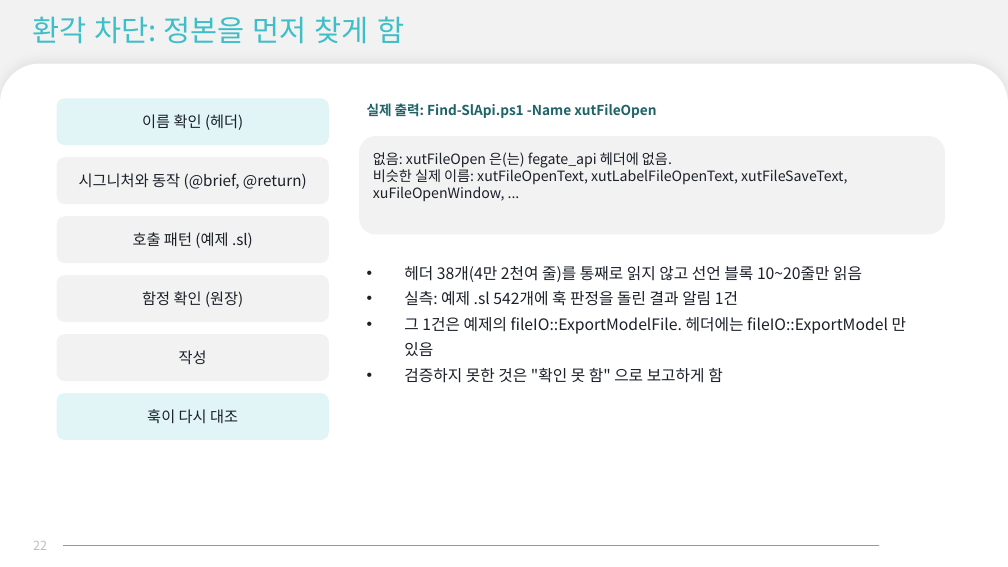
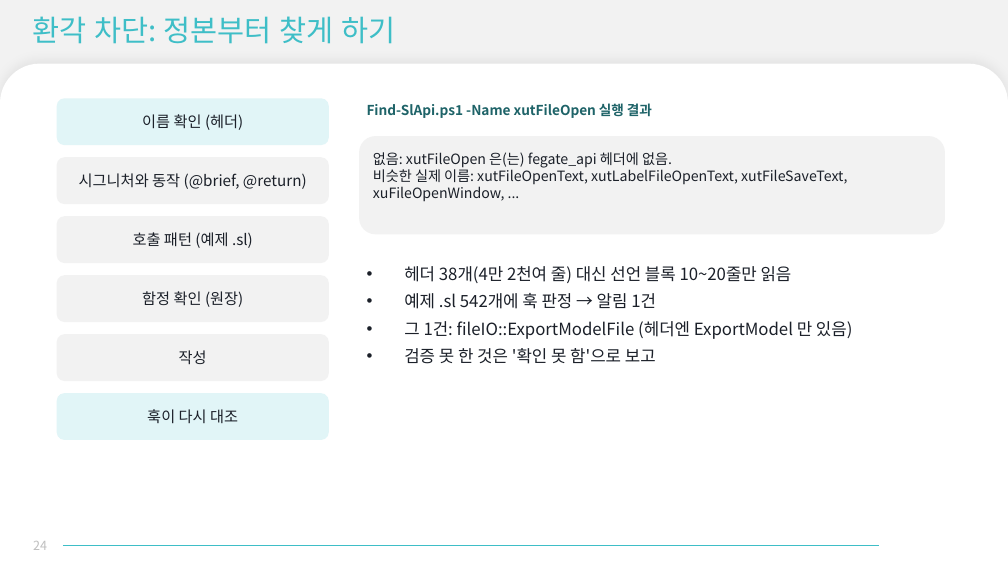
Before and after one commit to evespimrose/SVD-Harness, a slide deck: slide 24 of docs/presentation/LLM-도입-발표.pptx (slide 22 before the commit). Drawn at 1008x567 pixels with LibreOffice and Linux fonts; fonts in the diff are those of the drawing; background and template pictures are left out. Boxes give left, top, right and bottom in pixels: in the first picture for what was removed or moved away, otherwise in the second. Text is boxed around its words. In the diff, an @@ line names an element or a change of style, - is before the commit and + after.

```diff
--- a/docs/presentation/LLM-도입-발표.pptx
+++ b/docs/presentation/LLM-도입-발표.pptx
@@ title at [32, 16, 396, 44]: text changed @@
-환각 차단: 정본을 먼저 찾게 함
+환각 차단: 정본부터 찾게 하기
@@ text at [367, 103, 652, 118]: text changed @@
-실제 출력: Find-SlApi.ps1 -Name xutFileOpen
+Find-SlApi.ps1 -Name xutFileOpen 실행 결과
@@ text at [404, 266, 853, 364]: text changed; size 15 to 16 pt @@
-• 헤더 38개(4만 2천여 줄)를 통째로 읽지 않고 선언 블록 10~20줄만 읽음
-• 실측: 예제 .sl 542개에 훅 판정을 돌린 결과 알림 1건
-• 그 1건은 예제의 fileIO::ExportModelFile. 헤더에는 fileIO::ExportModel 만 있음
-• 검증하지 못한 것은 "확인 못 함" 으로 보고하게 함
+• 헤더 38개(4만 2천여 줄) 대신 선언 블록 10~20줄만 읽음
+• 예제 .sl 542개에 훅 판정 → 알림 1건
+• 그 1건: fileIO::ExportModelFile (헤더엔 ExportModel 만 있음)
+• 검증 못 한 것은 '확인 못 함'으로 보고
@@ page number at [33, 541, 47, 550]: text changed @@
-22
+24
```
Also in this commit, not shown: 27 other slides changed, 2 slides added.
